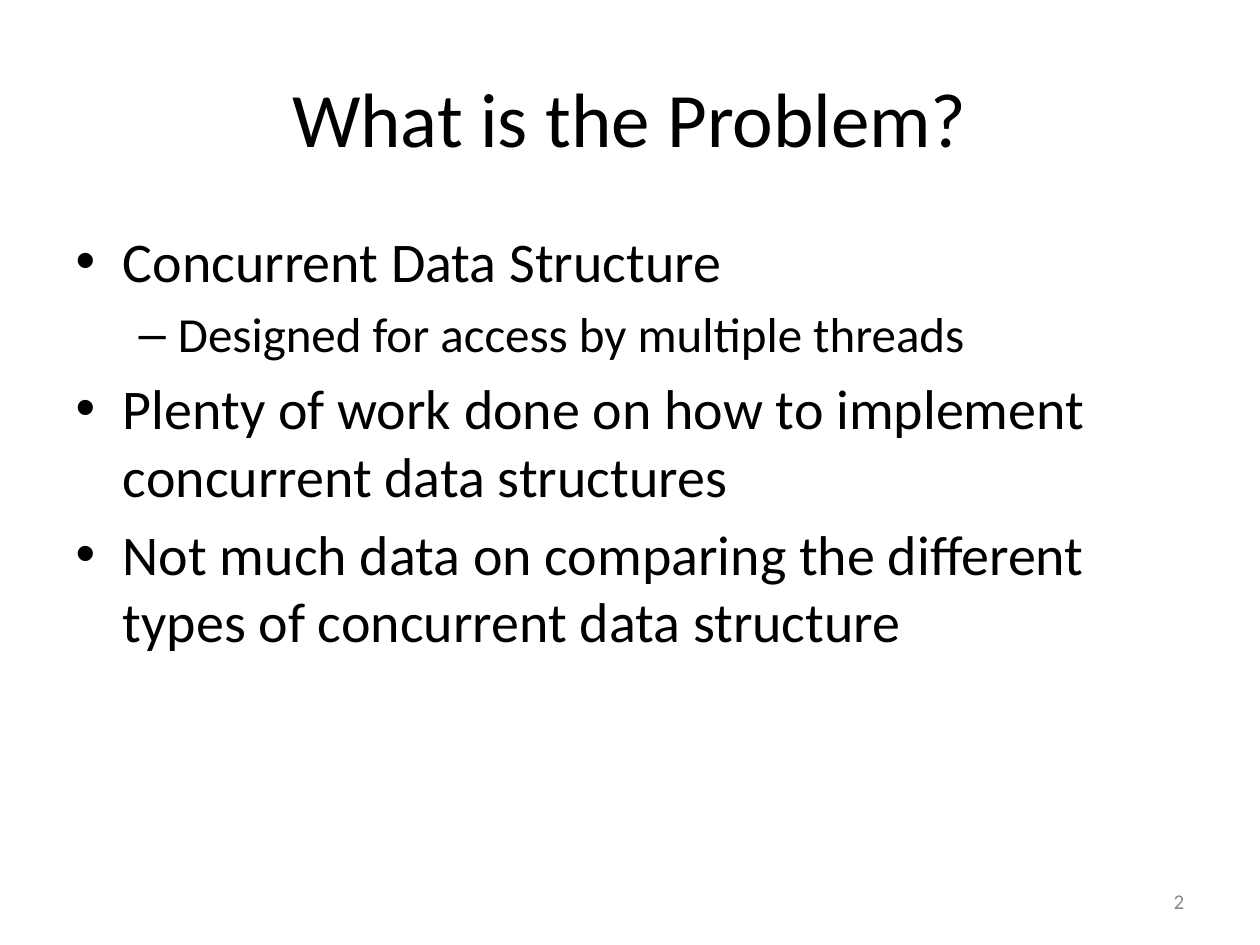
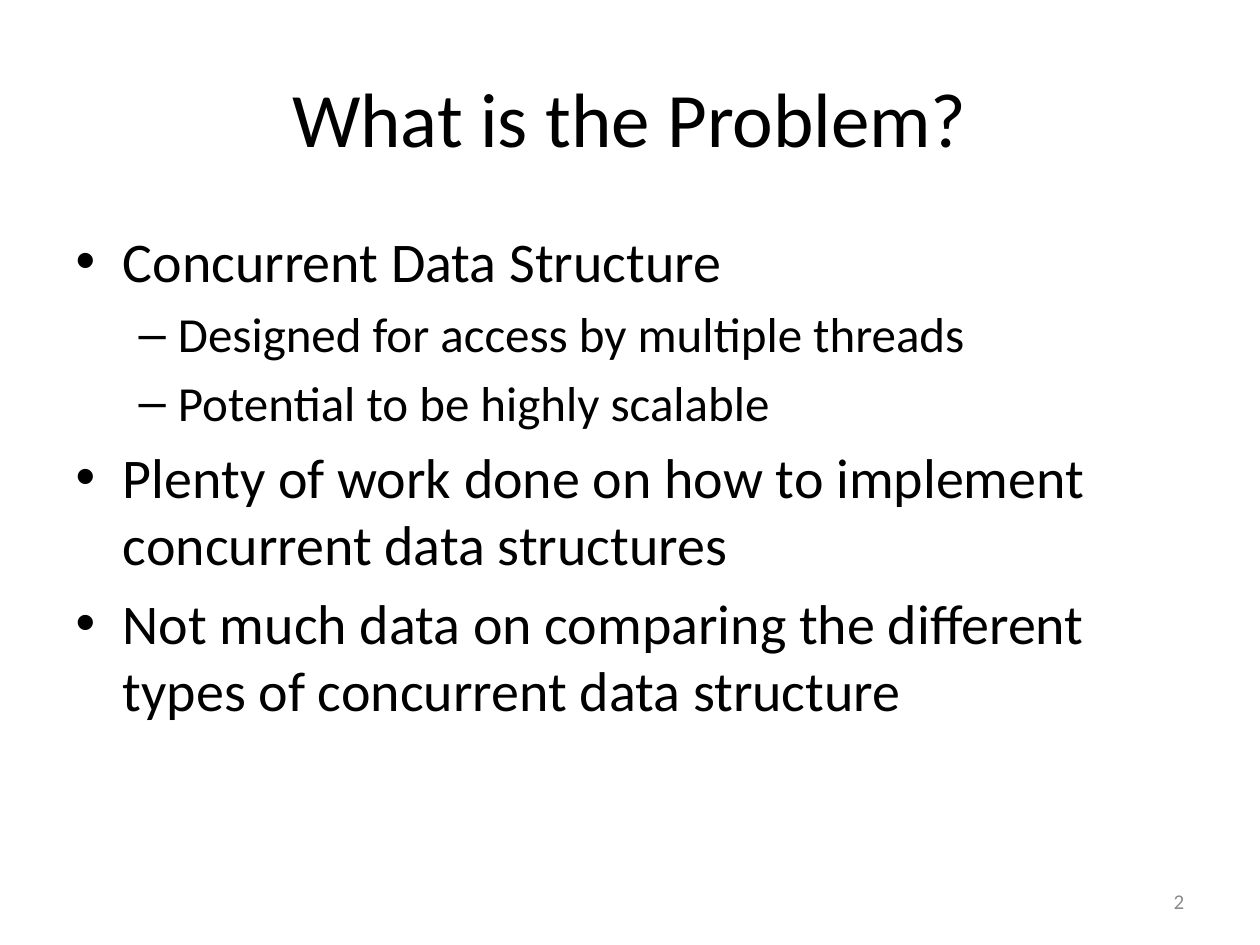
Before and after one commit to gibsonma/FYP, a slide deck: slide 2 of Report/FYP_Presentation.pptx. Drawn at 1260x945 pixels with LibreOffice and Linux fonts; fonts in the diff are those of the drawing. Boxes give left, top, right and bottom in pixels: in the first picture for what was removed or moved away, otherwise in the second. Text is boxed around its words. In the diff, an @@ line names an element or a change of style, - is before the commit and + after.

```diff
--- a/Report/FYP_Presentation.pptx
+++ b/Report/FYP_Presentation.pptx
@@ text at <box>178,387,770,430</box>: paragraph added @@
+  – Potential to be highly scalable
```
Also in this commit, not shown: 5 other slides changed, 2 slides added, 1 slide removed, 14 other files.
